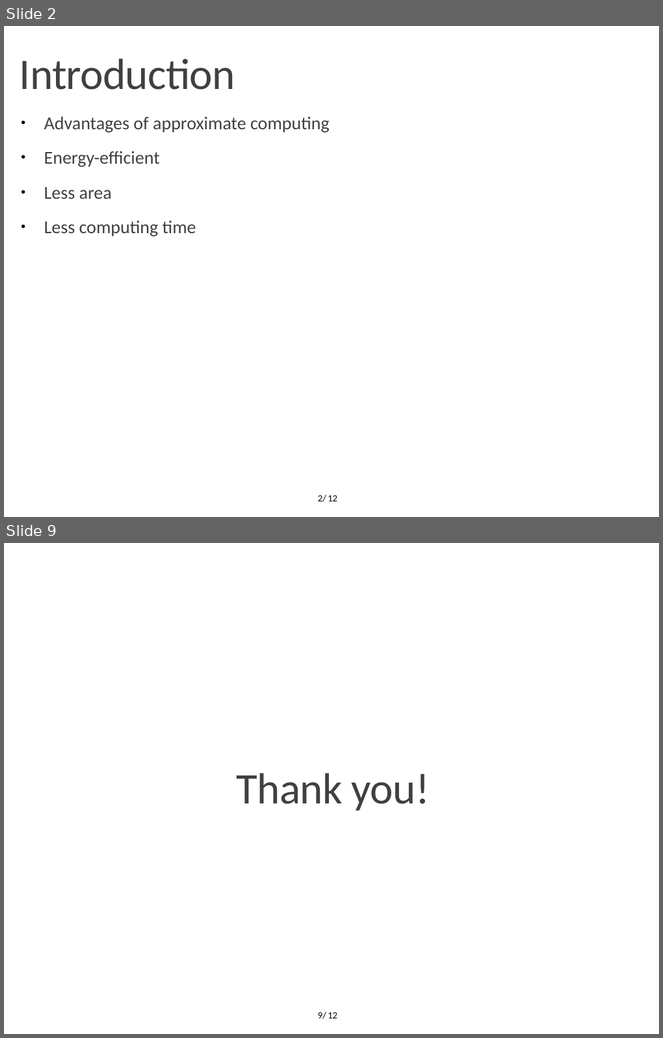
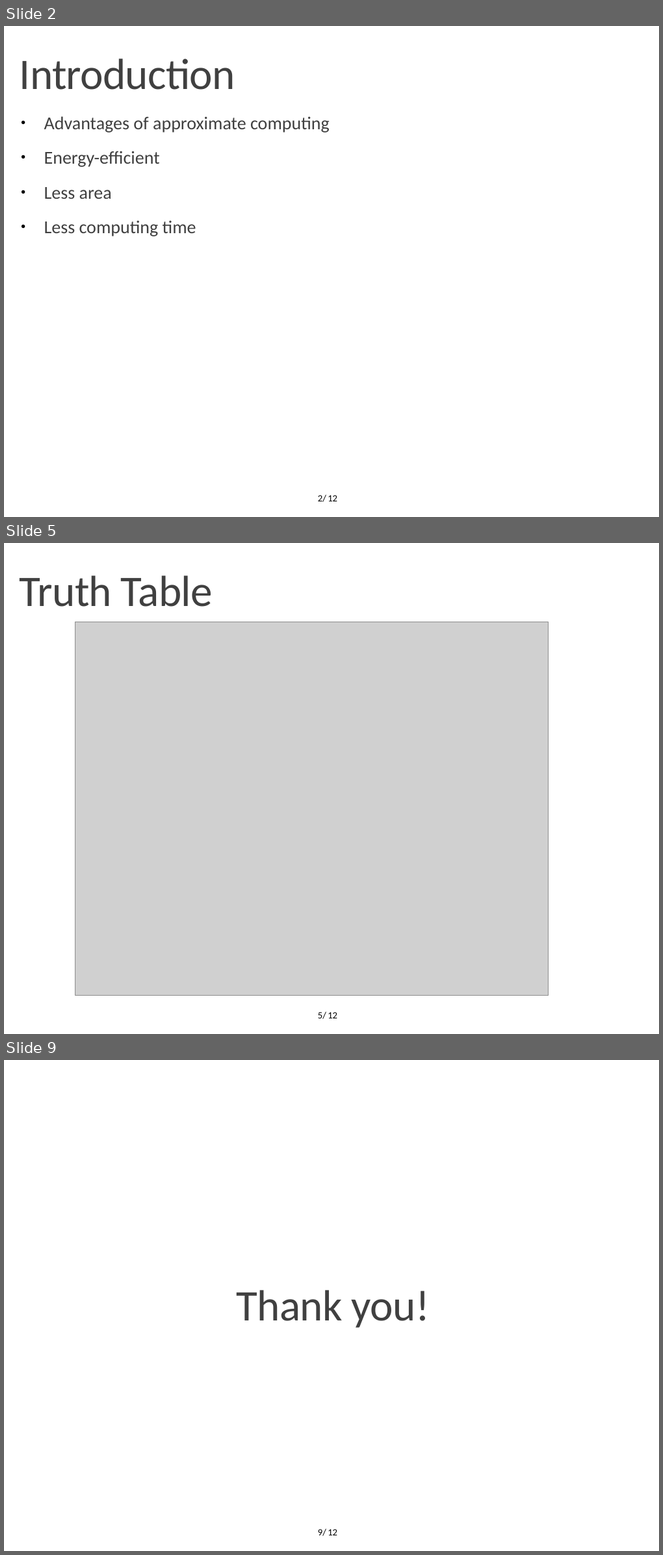
Before and after one commit to OrionLightning/Approximate-Circuit, a slide deck: Presentation Slides/Midterm 23-11-2021.pptx. Shown one above the other, each under a label of ours: slides 2 and 9 before the commit, slides 2, 5 and 9 after it; the slides between them are not shown. The pictures are 663x1038 and 663x1555 pixels, drawn with LibreOffice and Linux fonts; fonts in the diff are those of the drawing; grey boxes stand for pictures; background and template pictures are left out. Boxes give left, top, right and bottom in pixels: in the first picture for what was removed or moved away, otherwise in the second. Text is boxed around its words. In the diff, an @@ line names an element or a change of style, - is before the commit and + after.

```diff
--- a/Presentation Slides/Midterm 23-11-2021.pptx
+++ b/Presentation Slides/Midterm 23-11-2021.pptx
@@ slide 5 added at <box>4,543,659,1034</box>, background #FFFFFF; not listed: 1 template element that a slide beside it also shows @@
@@ text added at <box>20,575,213,607</box>, 48 pt, text #404040 @@
+Truth Table
@@ picture added at <box>76,622,549,996</box> @@
@@ page number added at <box>318,1012,326,1019</box>, 10.5 pt, text #000000 @@
+5/
```
Also in this commit, not shown: 5 slides changed, 1 other slide added, 2 slides removed.
